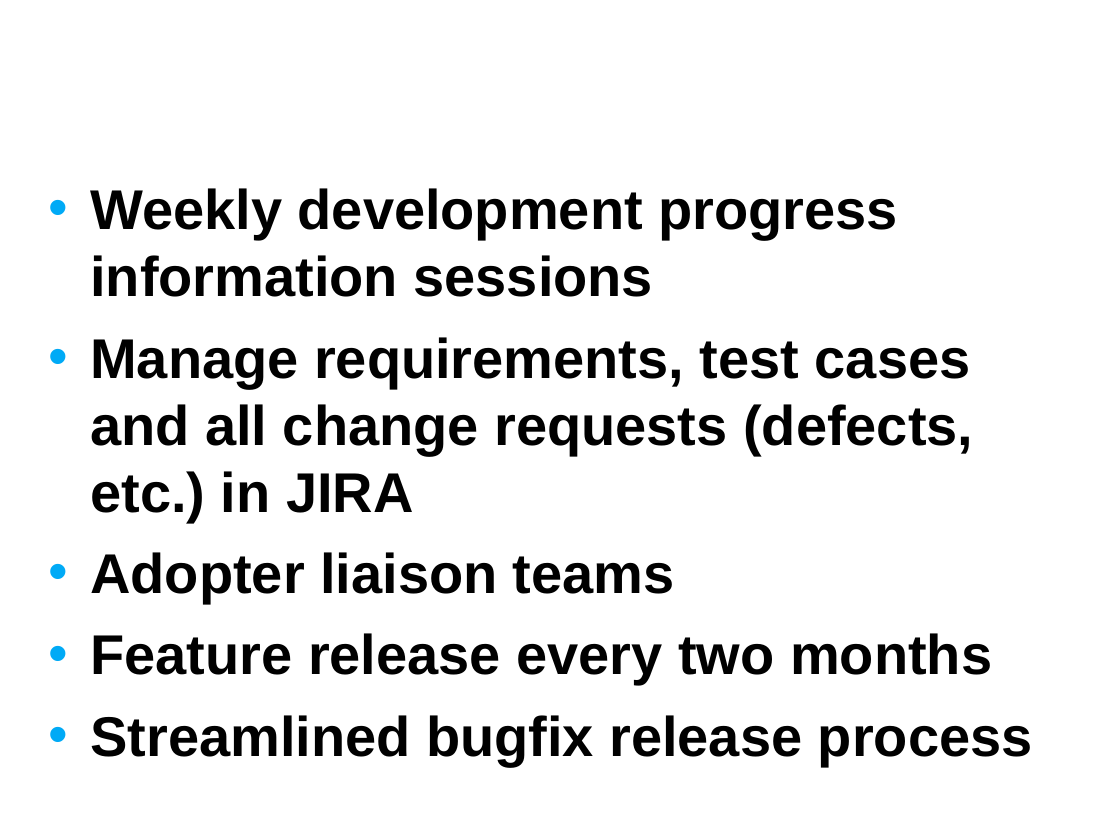
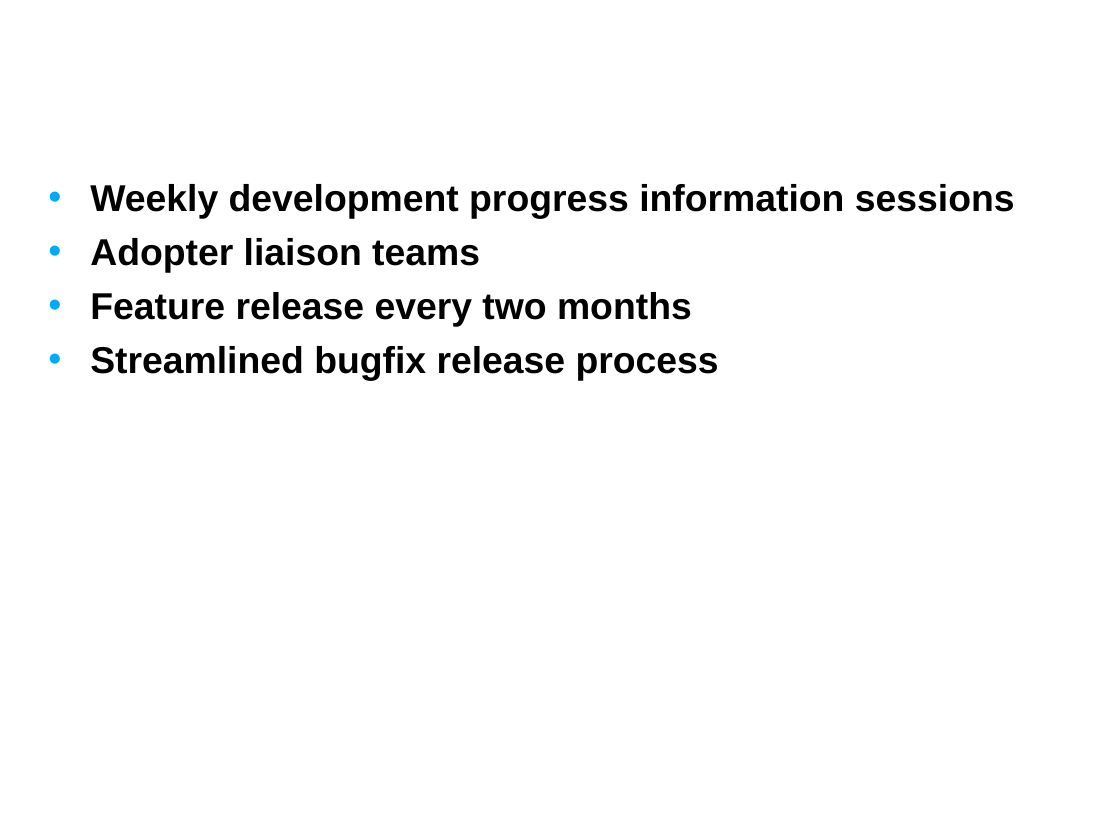
Before and after one commit to NCIP/caarray-docs, a slide deck: slide 9 of environment/references/process_improvement_proposal.ppt. Drawn at 1120x840 pixels with LibreOffice and Linux fonts; fonts in the diff are those of the drawing; background and template pictures are left out. Boxes give left, top, right and bottom in pixels: in the first picture for what was removed or moved away, otherwise in the second. Text is boxed around its words. In the diff, an @@ line names an element or a change of style, - is before the commit and + after.

```diff
--- a/environment/references/process_improvement_proposal.ppt
+++ b/environment/references/process_improvement_proposal.ppt
@@ text "Weekly development progress information sessions" at [90, 184, 1015, 381]: size 36 to 24 pt; less space between paragraphs @@
@@ text at [90, 337, 973, 522]: paragraph removed @@
-• Manage requirements, test cases and all change requests (defects, etc.) in JIRA
```
Also in this commit, not shown: 11 other slides changed, 2 slides added.
